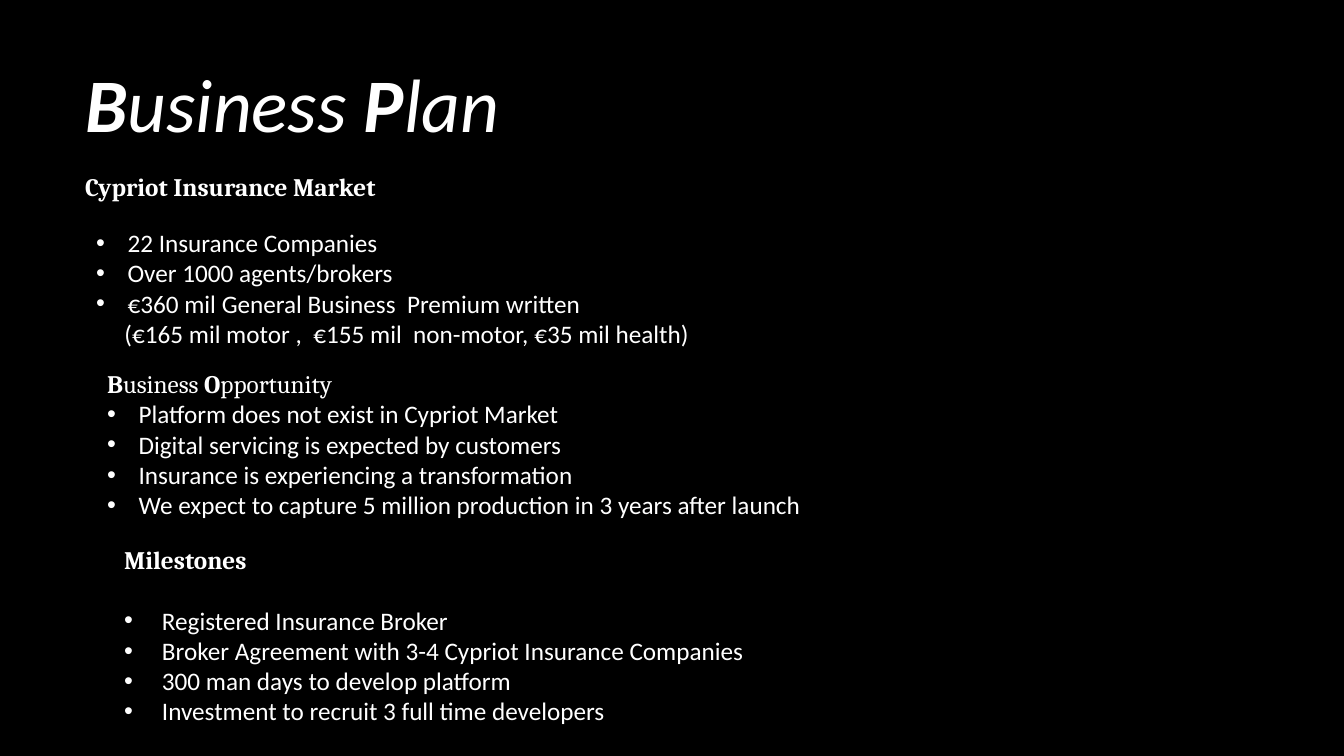
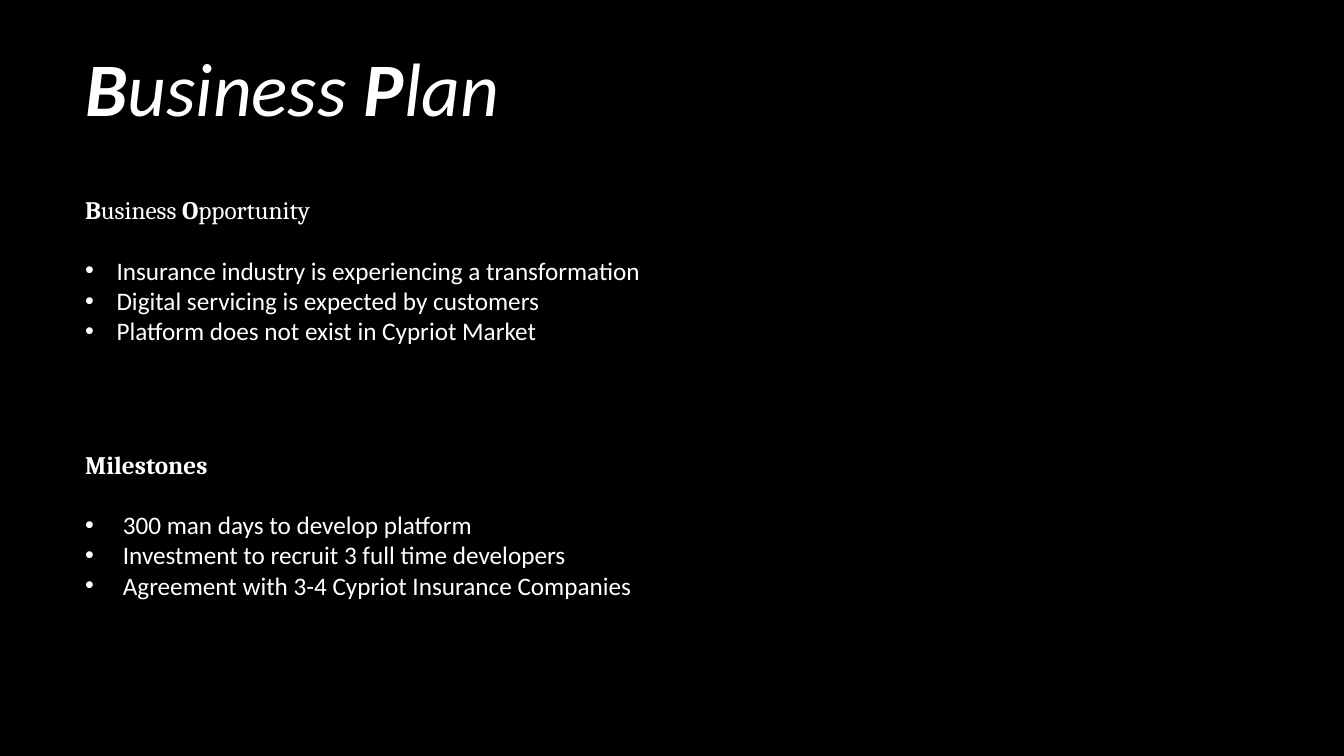
Before and after one commit to hackathon-cyinsurtech/Sleeping-Sloth, a slide deck: slide 7 of Presentation/insure_me.pptx. Drawn at 1344x756 pixels with LibreOffice and Linux fonts; fonts in the diff are those of the drawing; background and template pictures are left out. Boxes give left, top, right and bottom in pixels: in the first picture for what was removed or moved away, otherwise in the second. Text is boxed around its words. In the diff, an @@ line names an element or a change of style, - is before the commit and + after.

Commit message:
Updated presentation slides

```diff
--- a/Presentation/insure_me.pptx
+++ b/Presentation/insure_me.pptx
@@ text "Business Plan": place and size @@
-text "Business Plan" at box(85, 79, 499, 133)
+text "Business Plan" at box(85, 63, 499, 117)
@@ text removed at box(85, 178, 375, 202) @@
-Cypriot Insurance Market
@@ text "Business Opportunity": place and size @@
-text "Business Opportunity" at box(107, 376, 800, 518)
+text "Business Opportunity" at box(85, 202, 639, 344)
@@ text removed at box(124, 234, 689, 347) @@
-• 22 Insurance Companies
-• Over 1000 agents/brokers
-• €360 mil General Business Premium written
-(€165 mil motor , €155 mil non-motor, €35 mil health)
@@ text at box(117, 262, 639, 315): paragraphs added @@
+• Insurance industry is experiencing a transformation
+• Digital servicing is expected by customers
@@ text "Milestones": place and size @@
-text "Milestones" at box(124, 551, 743, 724)
+text "Milestones" at box(85, 456, 631, 600)
@@ text at box(139, 436, 800, 518): paragraphs removed @@
-• Digital servicing is expected by customers
-• Insurance is experiencing a transformation
-• We expect to capture 5 million production in 3 years after launch
@@ text at box(123, 577, 631, 600): paragraph added @@
+• Agreement with 3-4 Cypriot Insurance Companies
@@ text at box(162, 612, 743, 665): paragraphs removed @@
-• Registered Insurance Broker
-• Broker Agreement with 3-4 Cypriot Insurance Companies
```
Also in this commit, not shown: 1 other slide changed, 2 slides added.
